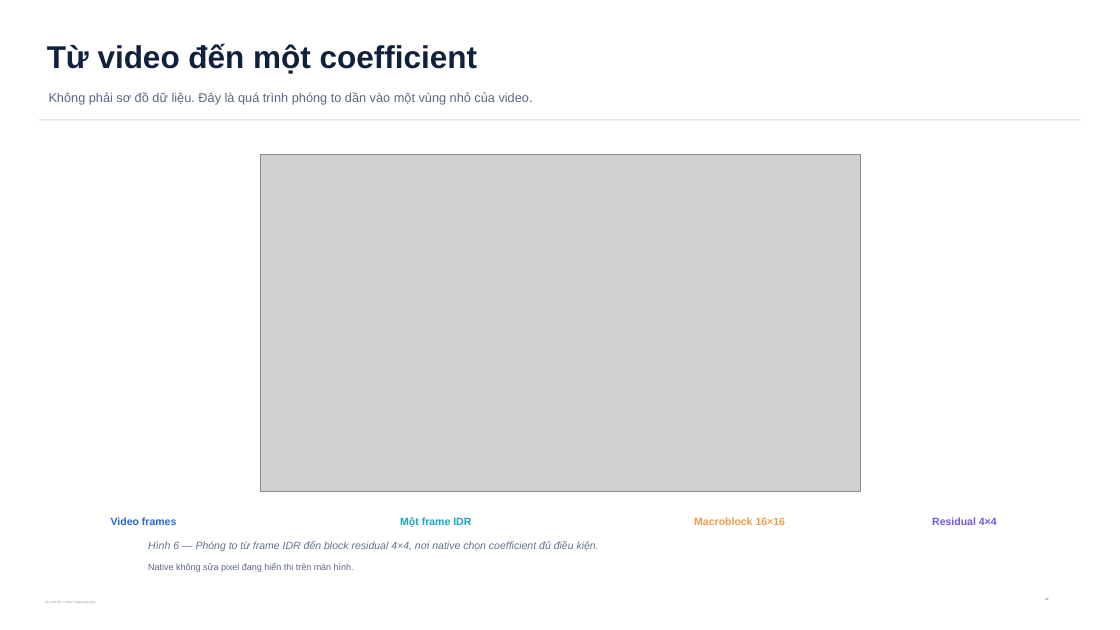
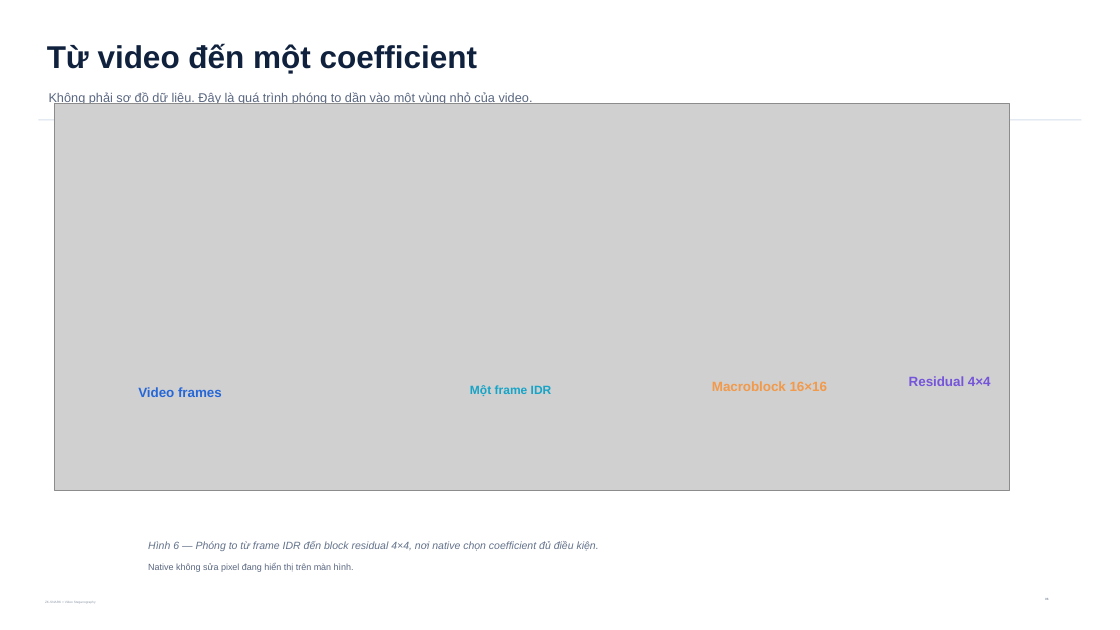
Before and after one commit to Saudadeeee/zk-snark-X-Steganography, a slide deck: slide 6 of VideoLevel/output/presentations/zkstego_computerphile_style_explainer_v24.pptx. Drawn at 1120x630 pixels with LibreOffice and Linux fonts; fonts in the diff are those of the drawing; grey boxes stand for pictures. Boxes give left, top, right and bottom in pixels: in the first picture for what was removed or moved away, otherwise in the second. Text is boxed around its words. In the diff, an @@ line names an element or a change of style, - is before the commit and + after.

```diff
--- a/VideoLevel/output/presentations/zkstego_computerphile_style_explainer_v24.pptx
+++ b/VideoLevel/output/presentations/zkstego_computerphile_style_explainer_v24.pptx
@@ picture: place and size @@
-picture at box(260, 154, 860, 492)
+picture at box(54, 103, 1010, 491)
@@ text "Video frames": place and size @@
-text "Video frames" at box(111, 517, 176, 525)
+text "Video frames" at box(138, 387, 222, 397)
@@ text "Một frame IDR": place and size @@
-text "Một frame IDR" at box(400, 517, 471, 528)
+text "Một frame IDR" at box(470, 385, 552, 396)
@@ text "Một frame IDR" at box(470, 385, 552, 396): size 9 to 10.2 pt @@
@@ text "Macroblock 16×16": place and size @@
-text "Macroblock 16×16" at box(694, 517, 785, 525)
+text "Macroblock 16×16" at box(712, 381, 827, 391)
@@ size 9 to 11.5 pt in 3 elements at box(712, 381, 827, 391), box(138, 387, 222, 397), box(909, 376, 991, 386) @@
@@ text "Residual 4×4": place and size @@
-text "Residual 4×4" at box(932, 517, 997, 525)
+text "Residual 4×4" at box(909, 376, 991, 386)
```
Also in this commit, not shown: 12 other slides changed, 18 other files.
